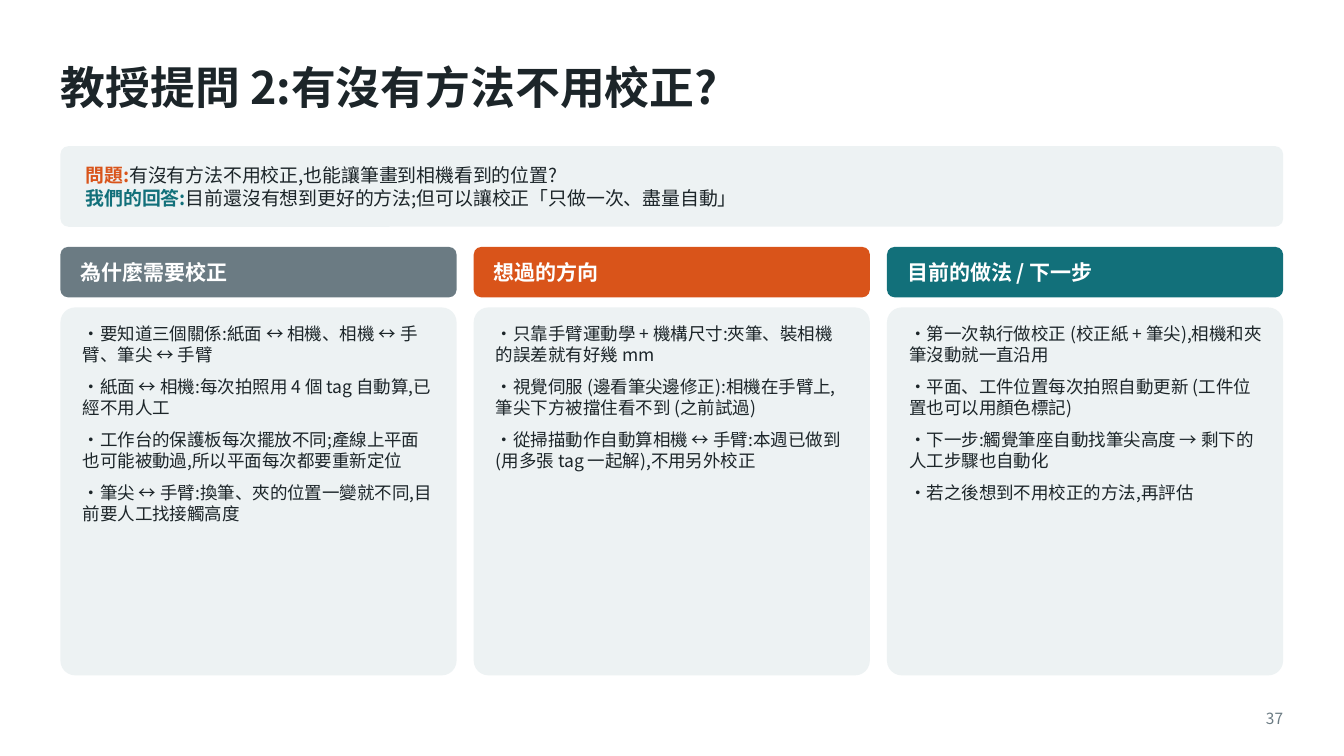
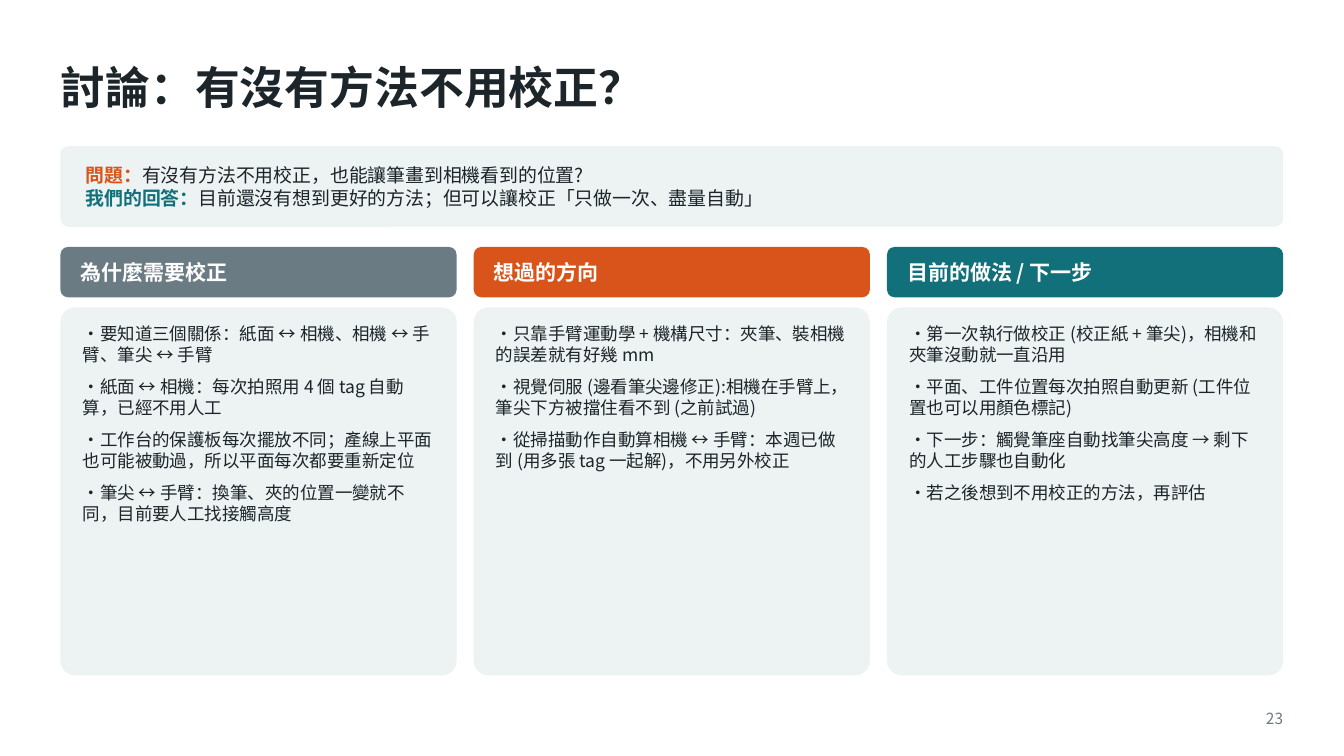
Before and after one commit to Rayyang800/PBL-path-planning, a slide deck: slide 23 of PBL專題規劃報告_三種工件版.pptx (slide 37 before the commit). Drawn at 1344x756 pixels with LibreOffice and Linux fonts; fonts in the diff are those of the drawing. Boxes give left, top, right and bottom in pixels: in the first picture for what was removed or moved away, otherwise in the second. Text is boxed around its words. In the diff, an @@ line names an element or a change of style, - is before the commit and + after.

```diff
--- a/PBL專題規劃報告_三種工件版.pptx
+++ b/PBL專題規劃報告_三種工件版.pptx
@@ title at box(60, 65, 643, 108): text changed @@
-教授提問 2:有沒有方法不用校正?
+討論：有沒有方法不用校正？
@@ text at box(86, 166, 763, 208): text changed @@
-問題:有沒有方法不用校正,也能讓筆畫到相機看到的位置?
-我們的回答:目前還沒有想到更好的方法;但可以讓校正「只做一次、盡量自動」
+問題：有沒有方法不用校正，也能讓筆畫到相機看到的位置?
+我們的回答：目前還沒有想到更好的方法；但可以讓校正「只做一次、盡量自動」
@@ text at box(83, 325, 432, 522): text changed @@
-・要知道三個關係:紙面 ↔ 相機、相機 ↔ 手臂、筆尖 ↔ 手臂
-・紙面 ↔ 相機:每次拍照用 4 個 tag 自動算,已經不用人工
-・工作台的保護板每次擺放不同;產線上平面也可能被動過,所以平面每次都要重新定位
-・筆尖 ↔ 手臂:換筆、夾的位置一變就不同,目前要人工找接觸高度
+・要知道三個關係：紙面 ↔ 相機、相機 ↔ 手臂、筆尖 ↔ 手臂
+・紙面 ↔ 相機：每次拍照用 4 個 tag 自動算，已經不用人工
+・工作台的保護板每次擺放不同；產線上平面也可能被動過，所以平面每次都要重新定位
+・筆尖 ↔ 手臂：換筆、夾的位置一變就不同，目前要人工找接觸高度
@@ text at box(496, 325, 848, 472): text changed @@
-・只靠手臂運動學 + 機構尺寸:夾筆、裝相機的誤差就有好幾 mm
-・視覺伺服 (邊看筆尖邊修正):相機在手臂上,筆尖下方被擋住看不到 (之前試過)
-・從掃描動作自動算相機 ↔ 手臂:本週已做到 (用多張 tag 一起解),不用另外校正
+・只靠手臂運動學 + 機構尺寸：夾筆、裝相機的誤差就有好幾 mm
+・視覺伺服 (邊看筆尖邊修正):相機在手臂上，筆尖下方被擋住看不到 (之前試過)
+・從掃描動作自動算相機 ↔ 手臂：本週已做到 (用多張 tag 一起解)，不用另外校正
@@ text at box(909, 325, 1257, 363): text changed @@
-・第一次執行做校正 (校正紙 + 筆尖),相機和夾筆沒動就一直沿用
+・第一次執行做校正 (校正紙 + 筆尖)，相機和夾筆沒動就一直沿用
@@ text at box(909, 431, 1249, 501): text changed @@
-・下一步:觸覺筆座自動找筆尖高度 → 剩下的人工步驟也自動化
-・若之後想到不用校正的方法,再評估
+・下一步：觸覺筆座自動找筆尖高度 → 剩下的人工步驟也自動化
+・若之後想到不用校正的方法，再評估
@@ page number at box(1266, 712, 1283, 724): text changed @@
-37
+23
```
Also in this commit, not shown: 18 other slides changed, 12 slides added, 3 slides removed, 12 other files.
